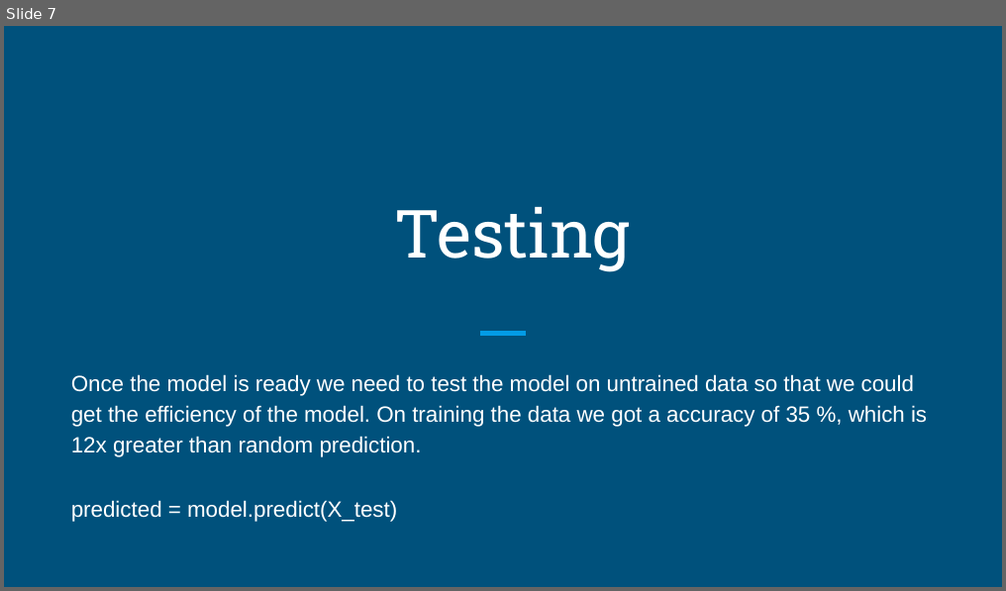
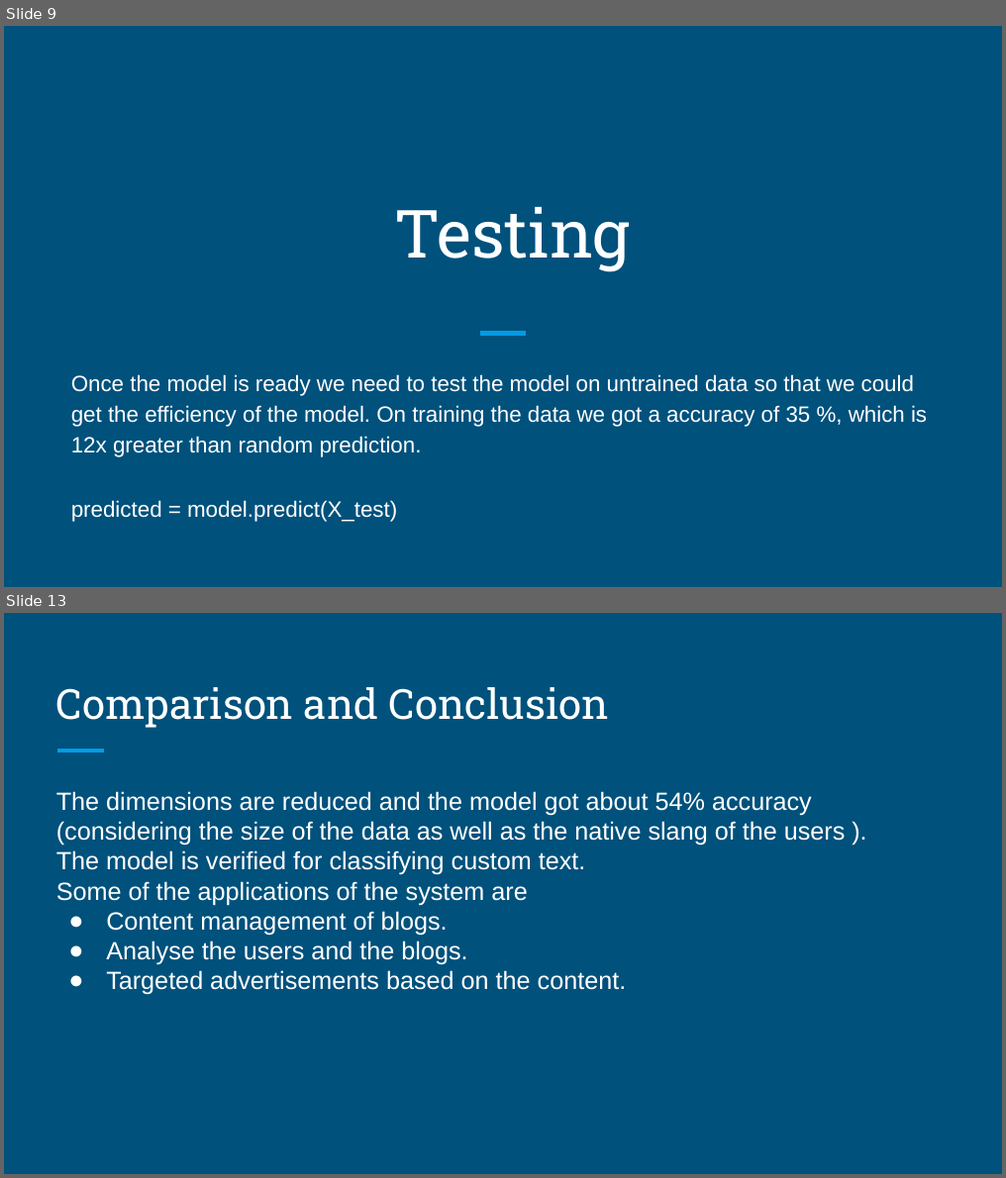
Before and after one commit to SivaK18/Semantic-Analysis, a slide deck: display.pptx. Shown one above the other, each under a label of ours: slide 7 before the commit, slides 9 and 13 after it; the slides between them are not shown. The pictures are 1006x591 and 1006x1178 pixels, drawn with LibreOffice and Linux fonts; fonts in the diff are those of the drawing. Boxes give left, top, right and bottom in pixels: in the first picture for what was removed or moved away, otherwise in the second. Text is boxed around its words. In the diff, an @@ line names an element or a change of style, - is before the commit and + after.

```diff
--- a/display.pptx
+++ b/display.pptx
@@ slide 13 added at box(4, 613, 1002, 1174), background #00517C @@
@@ title added at box(56, 687, 609, 728), 30 pt, text #FFFFFF @@
+Comparison and Conclusion
@@ line added from (57, 751) to (104, 751), #039BE5 3 pt @@
@@ text added at box(56, 791, 846, 995), 18 pt, text #FFFFFF @@
+The dimensions are reduced and the model got about 54% accuracy (considering the size of the data as well as the native slang of the users ). The model is verified for classifying custom text.
+Some of the applications of the system are
+● Content management of blogs.
+● Analyse the users and the blogs.
+● Targeted advertisements based on the content.
@@ what was slide 7 is now slide 9 @@
```
Also in this commit, not shown: 3 slides changed, 5 other slides added, 2 slides removed, 3 other files.
